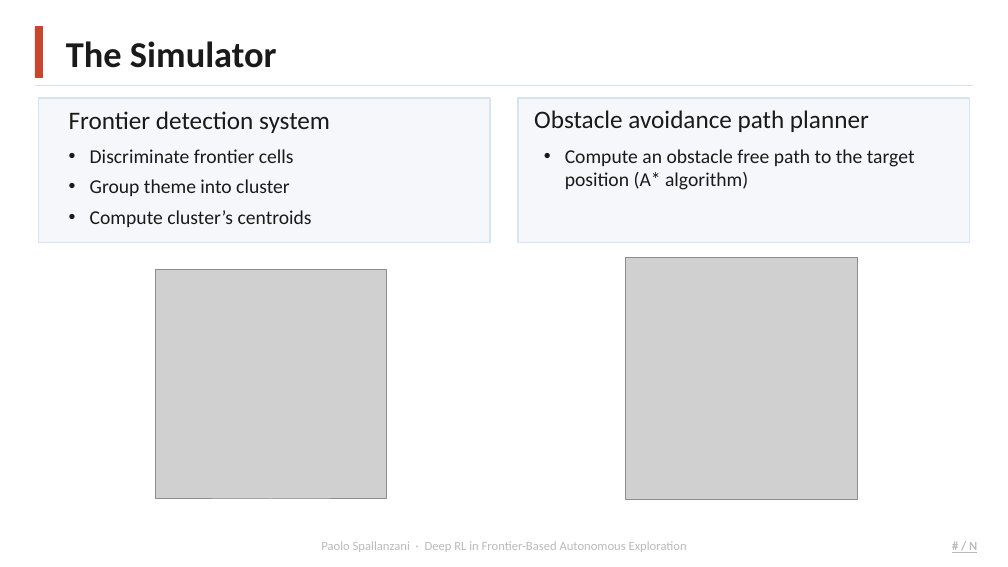
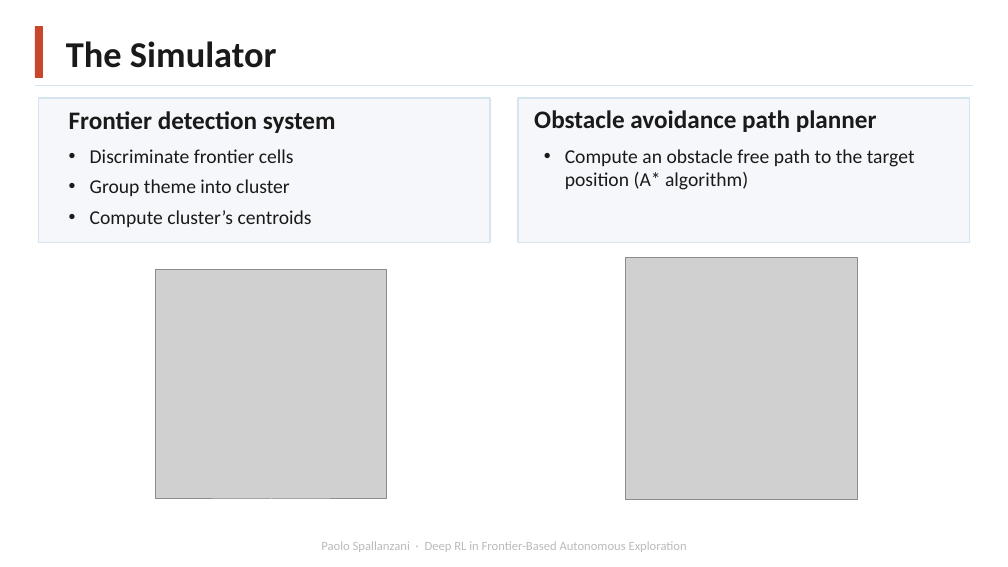
Before and after one commit to Paolo-Spall/presentazione_tesi_dae, a slide deck: slide 11 of presentation_1.pptx. Drawn at 1008x567 pixels with LibreOffice and Linux fonts; fonts in the diff are those of the drawing; grey boxes stand for pictures; background and template pictures are left out. Boxes give left, top, right and bottom in pixels: in the first picture for what was removed or moved away, otherwise in the second. Text is boxed around its words. In the diff, an @@ line names an element or a change of style, - is before the commit and + after.

```diff
--- a/presentation_1.pptx
+++ b/presentation_1.pptx
@@ text "Frontier detection system" at (69, 111, 336, 133): bold on @@
@@ text "Obstacle avoidance path planner" at (534, 110, 877, 132): bold on @@
@@ text removed at (926, 535, 977, 557) @@
-# / N
@@ text removed at (969, 542, 977, 553) @@
-# / N
```
Also in this commit, not shown: 22 other slides changed, 6 slides added, 3 other files.
